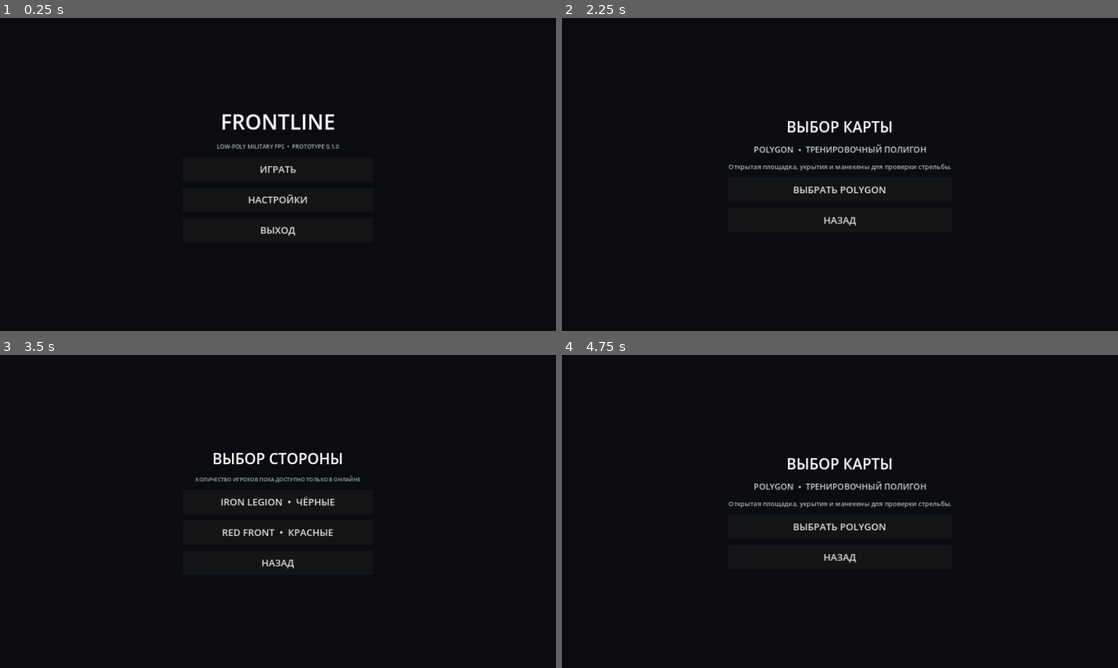
Above: before the commit, frames 1-4 (two rows, left to right).
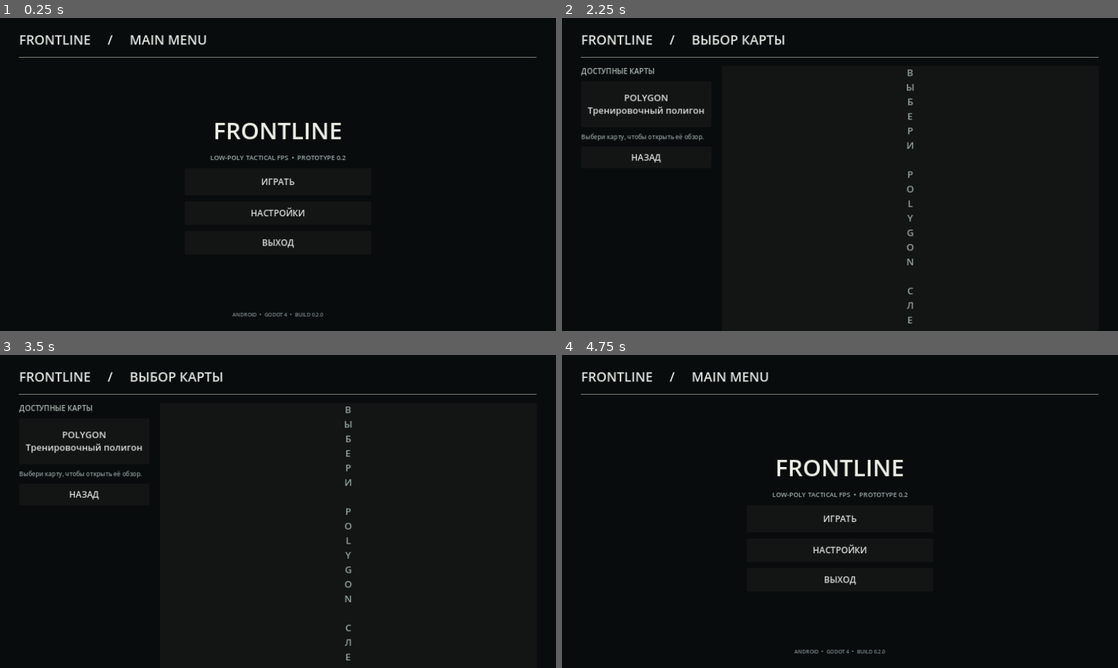
Above: after the commit, the same moments.

Repository: Bihan293/FRONTLINE_Godot
Game: Godot game, scene res://scenes/MainMenu.tscn
Same seed, same stepped clock (60 frames per second), same inputs: the game is played once before the commit and once after it.
Inputs (mouse positions are in pixels of both pictures, inside the frame that each line leads up to):
- Up to frame 1 (0.25 s): no input
- Up to frame 2 (2.25 s): click "НАСТРОЙКИ" at 0.5 s; click "НАЗАД" at 1.25 s; click "ИГРАТЬ" at 2 s
- Up to frame 3 (3.5 s): click (278, 527) at 2.75 s, where only the run before the commit has a clickable "ВЫБРАТЬ POLYGON"
- Up to frame 4 (4.75 s): click (645, 442) at 3.5 s, where only the run after the commit has a clickable "POLYGON Тренировочный полигон"; click "НАЗАД" at 4.25 s

The runs differ from the first frame. In frame 1, 3.0% of the frame differs, in the area x 3-97%, y 5-96%; in frame 2, 3.4%, in the area x 3-97%, y 5-98%; in frame 3, 3.3%; in frame 4, 3.3%.

Commit message:
feat: import FRONTLINE v0.2.0 build (map preview, deployment, respawn, mobile fixes)
- main menu: right-side POLYGON preview + description
- team selection and top-down deployment with 4 spawn points
- physical static floor collider and corrected spawn height
- dummy respawn after death, kill counting fixed
- keep Android ETC2/ASTC import setting, icon and CI/export config

Diff:
--- a/project.godot
+++ b/project.godot
@@ -14,7 +14,7 @@
 window/size/window_width_override=1280
 window/size/window_height_override=720
 window/stretch/mode="canvas_items"
-window/handheld/orientation=1
+window/handheld/orientation=0
 
 [rendering]
 renderer/rendering_method="gl_compatibility"
--- a/scripts/dummy.gd
+++ b/scripts/dummy.gd
@@ -57,7 +57,7 @@
         "arm": damage = 15
         "leg": damage = 20
     health -= damage
-    if health <= 0:
-        health = 100.0
-        # Reset as a respawning paper target for repeated weapon tests.
     return damage
+
+func respawn() -> void:
+    health = 100.0
--- a/scripts/main_menu.gd
+++ b/scripts/main_menu.gd
@@ -1,6 +1,7 @@
 extends Control
 
-var selected_map := "POLYGON"
+const MAP_PREVIEW = preload("res://maps/polygon/polygon_preview.png")
+var map_selected := false
 var selected_team := "IRON LEGION"
 
 func _ready() -> void:
@@ -10,73 +11,241 @@
     for child in get_children():
         child.queue_free()
 
-func _panel() -> VBoxContainer:
+func _background() -> void:
     var bg := ColorRect.new()
-    bg.color = Color(0.035, 0.045, 0.055, 0.96)
+    bg.color = Color(0.035, 0.047, 0.052, 1.0)
     bg.set_anchors_and_offsets_preset(Control.PRESET_FULL_RECT)
     add_child(bg)
-    var center := CenterContainer.new()
-    center.set_anchors_and_offsets_preset(Control.PRESET_FULL_RECT)
-    add_child(center)
-    var panel := VBoxContainer.new()
-    panel.custom_minimum_size = Vector2(440, 0)
-    panel.add_theme_constant_override("separation", 14)
-    center.add_child(panel)
-    return panel
-
-func _label(parent: Control, text: String, size: int = 22, color: Color = Color.WHITE) -> void:
+
+func _label(parent: Control, text: String, size: int = 22, color: Color = Color.WHITE, align: HorizontalAlignment = HORIZONTAL_ALIGNMENT_LEFT) -> Label:
     var l := Label.new()
     l.text = text
-    l.horizontal_alignment = HORIZONTAL_ALIGNMENT_CENTER
+    l.horizontal_alignment = align
     l.add_theme_font_size_override("font_size", size)
     l.add_theme_color_override("font_color", color)
+    l.autowrap_mode = TextServer.AUTOWRAP_WORD_SMART
     parent.add_child(l)
-
-func _button(parent: Control, text: String, callback: Callable) -> void:
+    return l
+
+func _button(parent: Control, text: String, callback: Callable, min_size := Vector2(0, 54)) -> Button:
     var b := Button.new()
     b.text = text
-    b.custom_minimum_size = Vector2(0, 56)
-    b.add_theme_font_size_override("font_size", 22)
+    b.custom_minimum_size = min_size
+    b.add_theme_font_size_override("font_size", 20)
     b.pressed.connect(callback)
     parent.add_child(b)
+    return b
+
+func _make_shell(title: String) -> VBoxContainer:
+    _clear()
+    _background()
+    var root := VBoxContainer.new()
+    root.set_anchors_and_offsets_preset(Control.PRESET_FULL_RECT)
+    root.offset_left = 44
+    root.offset_top = 28
+    root.offset_right = -44
+    root.offset_bottom = -28
+    root.add_theme_constant_override("separation", 18)
+    add_child(root)
+    _label(root, "FRONTLINE     /     " + title, 30, Color(0.88,0.9,0.88))
+    var line := ColorRect.new()
+    line.custom_minimum_size.y = 2
+    line.color = Color(0.48,0.52,0.48)
+    root.add_child(line)
+    return root
 
 func _show_main() -> void:
-    _clear()
-    var p := _panel()
-    _label(p, "FRONTLINE", 48)
-    _label(p, "LOW-POLY MILITARY FPS  •  PROTOTYPE 0.1.0", 13, Color(0.65,0.7,0.73))
-    _button(p, "ИГРАТЬ", _show_maps)
-    _button(p, "НАСТРОЙКИ", _show_settings)
-    _button(p, "ВЫХОД", _quit)
+    var root := _make_shell("MAIN MENU")
+    var spacer := Control.new()
+    spacer.size_flags_vertical = Control.SIZE_EXPAND_FILL
+    root.add_child(spacer)
+    var center := VBoxContainer.new()
+    center.custom_minimum_size = Vector2(430,0)
+    center.size_flags_horizontal = Control.SIZE_SHRINK_CENTER
+    center.add_theme_constant_override("separation", 14)
+    root.add_child(center)
+    _label(center, "FRONTLINE", 54, Color(0.93,0.94,0.9), HORIZONTAL_ALIGNMENT_CENTER)
+    _label(center, "LOW-POLY TACTICAL FPS  •  PROTOTYPE 0.2", 15, Color(0.62,0.68,0.67), HORIZONTAL_ALIGNMENT_CENTER)
+    _button(center, "ИГРАТЬ", _show_maps, Vector2(0,62))
+    _button(center, "НАСТРОЙКИ", _show_settings, Vector2(0,54))
+    _button(center, "ВЫХОД", _quit, Vector2(0,54))
+    var spacer2 := Control.new()
+    spacer2.size_flags_vertical = Control.SIZE_EXPAND_FILL
+    root.add_child(spacer2)
+    _label(root, "ANDROID  •  GODOT 4  •  BUILD 0.2.0", 12, Color(0.5,0.56,0.55), HORIZONTAL_ALIGNMENT_CENTER)
 
 func _show_maps() -> void:
-    _clear()
-    var p := _panel()
-    _label(p, "ВЫБОР КАРТЫ", 34)
-    _label(p, "POLYGON  •  ТРЕНИРОВОЧНЫЙ ПОЛИГОН", 19, Color(0.8,0.82,0.84))
-    _label(p, "Открытая площадка, укрытия и манекены для проверки стрельбы.", 15, Color(0.65,0.7,0.73))
-    _button(p, "ВЫБРАТЬ POLYGON", _show_teams)
-    _button(p, "НАЗАД", _show_main)
+    map_selected = false
+    var root := _make_shell("ВЫБОР КАРТЫ")
+    var body := HBoxContainer.new()
+    body.size_flags_vertical = Control.SIZE_EXPAND_FILL
+    body.add_theme_constant_override("separation", 24)
+    root.add_child(body)
+
+    var list := VBoxContainer.new()
+    list.custom_minimum_size = Vector2(300,0)
+    list.add_theme_constant_override("separation", 12)
+    body.add_child(list)
+    _label(list, "ДОСТУПНЫЕ КАРТЫ", 17, Color(0.68,0.73,0.7))
+    var card := Button.new()
+    card.text = "POLYGON\nТренировочный полигон"
+    card.custom_minimum_size = Vector2(290,105)
+    card.add_theme_font_size_override("font_size", 21)
+    card.pressed.connect(_select_polygon)
+    list.add_child(card)
+    var hint := _label(list, "Выбери карту, чтобы открыть её обзор.", 14, Color(0.55,0.61,0.6))
+    hint.autowrap_mode = TextServer.AUTOWRAP_WORD_SMART
+    _button(list, "НАЗАД", _show_main, Vector2(0,50))
+
+    var preview_panel := PanelContainer.new()
+    preview_panel.size_flags_horizontal = Control.SIZE_EXPAND_FILL
+    preview_panel.size_flags_vertical = Control.SIZE_EXPAND_FILL
+    body.add_child(preview_panel)
+    var preview := VBoxContainer.new()
+    preview.add_theme_constant_override("separation", 12)
+    preview_panel.add_child(preview)
+    var placeholder := CenterContainer.new()
+    placeholder.size_flags_vertical = Control.SIZE_EXPAND_FILL
+    preview.add_child(placeholder)
+    _label(placeholder, "ВЫБЕРИ POLYGON СЛЕВА", 22, Color(0.58,0.64,0.62), HORIZONTAL_ALIGNMENT_CENTER)
+    var details := VBoxContainer.new()
+    details.name = "MapDetails"
+    details.visible = false
+    preview.add_child(details)
+    var image := TextureRect.new()
+    image.texture = MAP_PREVIEW
+    image.custom_minimum_size = Vector2(560,310)
+    image.size_flags_horizontal = Control.SIZE_EXPAND_FILL
+    image.expand_mode = TextureRect.EXPAND_FIT_WIDTH_PROPORTIONAL
+    image.stretch_mode = TextureRect.STRETCH_KEEP_ASPECT_CENTERED
+    details.add_child(image)
+    _label(details, "POLYGON  /  TRAINING RANGE", 24)
+    _label(details, "Большой открытый тренировочный полигон: стрельбище, бетонные укрытия, мешки с песком и манекены. Карта предназначена для проверки оружия, движения и попаданий.", 16, Color(0.72,0.77,0.74))
+    _button(details, "ИГРАТЬ НА ЭТОЙ КАРТЕ", _show_teams, Vector2(0,58))
+    set_meta("map_details", details)
+    set_meta("map_placeholder", placeholder)
+
+func _select_polygon() -> void:
+    var details = get_meta("map_details")
+    var placeholder = get_meta("map_placeholder")
+    details.visible = true
+    placeholder.visible = false
 
 func _show_teams() -> void:
-    _clear()
-    var p := _panel()
-    _label(p, "ВЫБОР СТОРОНЫ", 34)
-    _label(p, "КОЛИЧЕСТВО ИГРОКОВ ПОКА ДОСТУПНО ТОЛЬКО В ОНЛАЙНЕ", 12, Color(0.65,0.7,0.73))
-    _button(p, "IRON LEGION  •  ЧЁРНЫЕ", func(): _start_game("IRON LEGION"))
-    _button(p, "RED FRONT  •  КРАСНЫЕ", func(): _start_game("RED FRONT"))
-    _button(p, "НАЗАД", _show_maps)
+    var root := _make_shell("ВЫБОР СТОРОНЫ")
+    _label(root, "Выбери фракцию. После выбора откроется тактическая схема карты.", 17, Color(0.68,0.73,0.7))
+    var spacer := Control.new()
+    spacer.size_flags_vertical = Control.SIZE_EXPAND_FILL
+    root.add_child(spacer)
+    var row := HBoxContainer.new()
+    row.size_flags_horizontal = Control.SIZE_EXPAND_FILL
+    row.size_flags_vertical = Control.SIZE_EXPAND_FILL
+    row.add_theme_constant_override("separation", 28)
+    root.add_child(row)
+    _team_card(row, "IRON LEGION", "ЧЁРНЫЕ", Color(0.28,0.32,0.35), "Серо-графитовая форма и тёмное снаряжение.")
+    _team_card(row, "RED FRONT", "КРАСНЫЕ", Color(0.48,0.25,0.17), "Коричневая и хаки форма, советский визуальный стиль.")
+    var spacer2 := Control.new()
+    spacer2.size_flags_vertical = Control.SIZE_EXPAND_FILL
+    root.add_child(spacer2)
+    _button(root, "НАЗАД К КАРТЕ", _show_maps, Vector2(0,48))
+
+func _team_card(parent: Control, faction: String, subtitle: String, tint: Color, description: String) -> void:
+    var panel := PanelContainer.new()
+    panel.size_flags_horizontal = Control.SIZE_EXPAND_FILL
+    panel.size_flags_vertical = Control.SIZE_EXPAND_FILL
+    parent.add_child(panel)
+    var box := VBoxContainer.new()
+    box.add_theme_constant_override("separation", 14)
+    panel.add_child(box)
+    var swatch := ColorRect.new()
+    swatch.color = tint
+    swatch.custom_minimum_size = Vector2(0,110)
+    box.add_child(swatch)
+    _label(box, faction, 26, Color.WHITE, HORIZONTAL_ALIGNMENT_CENTER)
+    _label(box, subtitle, 16, tint.lightened(0.4), HORIZONTAL_ALIGNMENT_CENTER)
+    _label(box, description, 15, Color(0.7,0.74,0.72), HORIZONTAL_ALIGNMENT_CENTER)
+    var choose := _button(box, "ВЫБРАТЬ", func(): _choose_team(faction), Vector2(0,58))
+    choose.size_flags_vertical = Control.SIZE_SHRINK_END
+
+func _choose_team(faction: String) -> void:
+    selected_team = faction
+    get_tree().set_meta("selected_team", faction)
+    get_tree().set_meta("selected_map", "POLYGON")
+    _show_deployment()
+
+func _show_deployment() -> void:
+    var root := _make_shell("DEPLOYMENT  /  POLYGON")
+    _label(root, "СТОРОНА: " + selected_team + "     •     Выбери точку появления на карте", 16, Color(0.75,0.79,0.76))
+    var body := HBoxContainer.new()
+    body.size_flags_vertical = Control.SIZE_EXPAND_FILL
+    body.add_theme_constant_override("separation", 18)
+    root.add_child(body)
+    var map_holder := PanelContainer.new()
+    map_holder.size_flags_horizontal = Control.SIZE_EXPAND_FILL
+    map_holder.size_flags_vertical = Control.SIZE_EXPAND_FILL
+    body.add_child(map_holder)
+    var map_overlay := Control.new()
+    map_overlay.set_anchors_and_offsets_preset(Control.PRESET_FULL_RECT)
+    map_holder.add_child(map_overlay)
+    var image := TextureRect.new()
+    image.texture = MAP_PREVIEW
+    image.set_anchors_and_offsets_preset(Control.PRESET_FULL_RECT)
+    image.stretch_mode = TextureRect.STRETCH_KEEP_ASPECT_COVERED
+    map_overlay.add_child(image)
+    var points := [Vector2(0.19,0.76), Vector2(0.38,0.76), Vector2(0.62,0.76), Vector2(0.81,0.76)]
+    for i in range(points.size()):
+        var spawn_index := i
+        var marker := Button.new()
+        marker.text = str(i+1)
+        marker.custom_minimum_size = Vector2(48,48)
+        marker.position = Vector2(0,0)
+        marker.anchor_left = points[i].x
+        marker.anchor_right = points[i].x
+        marker.anchor_top = points[i].y
+        marker.anchor_bottom = points[i].y
+        marker.offset_left = -24
+        marker.offset_right = 24
+        marker.offset_top = -24
+        marker.offset_bottom = 24
+        marker.pressed.connect(func(): _select_spawn(spawn_index))
+        map_overlay.add_child(marker)
+    var side := VBoxContainer.new()
+    side.custom_minimum_size = Vector2(250,0)
+    side.add_theme_constant_override("separation", 12)
+    body.add_child(side)
+    _label(side, "ТОЧКА ПОЯВЛЕНИЯ", 19)
+    var selected := Label.new()
+    selected.name = "SpawnLabel"
+    selected.text = "Точка не выбрана"
+    selected.add_theme_font_size_override("font_size", 18)
+    side.add_child(selected)
+    _label(side, "Нажми на один из четырёх маркеров на схеме. После DEPLOY ты появишься в выбранной точке.", 14, Color(0.67,0.72,0.69))
+    var deploy := _button(side, "DEPLOY", _deploy, Vector2(0,66))
+    deploy.disabled = true
+    set_meta("spawn_label", selected)
+    set_meta("deploy_button", deploy)
+    set_meta("selected_spawn", -1)
+    _button(side, "НАЗАД", _show_teams, Vector2(0,48))
+
+func _select_spawn(index: int) -> void:
+    set_meta("selected_spawn", index)
+    var label: Label = get_meta("spawn_label")
+    label.text = "ТОЧКА %d  •  ГОТОВА" % (index + 1)
+    var deploy: Button = get_meta("deploy_button")
+    deploy.disabled = false
+
+func _deploy() -> void:
+    var index: int = int(get_meta("selected_spawn", -1))
+    if index < 0:
+        return
+    var spawn_positions := [Vector3(-30,0.9,30), Vector3(-10,0.9,30), Vector3(10,0.9,30), Vector3(30,0.9,30)]
+    get_tree().set_meta("spawn_position", spawn_positions[index])
+    get_tree().change_scene_to_file("res://scenes/Polygon.tscn")
 
 func _show_settings() -> void:
-    _clear()
-    var p := _panel()
-    _label(p, "НАСТРОЙКИ", 34)
-    _label(p, "Прототип: управление и графика используют настройки устройства.", 16, Color(0.7,0.74,0.77))
-    _button(p, "НАЗАД", _show_main)
-
-func _start_game(team: String) -> void:
-    get_tree().set_meta("selected_team", team)
-    get_tree().change_scene_to_file("res://scenes/Polygon.tscn")
+    var root := _make_shell("НАСТРОЙКИ")
+    _label(root, "Прототип 0.2: настройки графики и чувствительности будут расширены в следующих сборках.", 18, Color(0.7,0.74,0.72))
+    _button(root, "НАЗАД", _show_main, Vector2(0,52))
 
 func _quit() -> void:
     get_tree().quit()
--- a/scripts/player.gd
+++ b/scripts/player.gd
@@ -7,7 +7,7 @@
 var camera: Camera3D
 var pitch := 0.0
 var yaw := 0.0
-var stance := 0 # 0 standing, 1 crouched, 2 prone
+var stance := 0
 var fire_cooldown := 0.0
 var ammo := 71
 var reserve_ammo := 213
@@ -16,14 +16,12 @@
 var hud: CanvasLayer
 var ammo_label: Label
 var notice_label: Label
-var touch_move := Vector2.ZERO
-var fire_touch := false
-var look_touch := Vector2.ZERO
 var mobile_move := Vector2.ZERO
 var mobile_look := Vector2.ZERO
-var mobile_buttons := {}
 
 func _ready() -> void:
+    floor_snap_length = 0.25
+    floor_max_angle = deg_to_rad(48.0)
     _build_player()
     _build_mobile_controls()
     Input.mouse_mode = Input.MOUSE_MODE_CAPTURED
@@ -34,12 +32,12 @@
     capsule.radius = 0.38
     capsule.height = 1.8
     collision.shape = capsule
+    collision.position.y = 0.9
     add_child(collision)
     camera = Camera3D.new()
-    camera.position = Vector3(0,1.48,0)
+    camera.position = Vector3(0,1.55,0)
     camera.current = true
     add_child(camera)
-    # Simple first-person PPSh model
     var gun := MeshInstance3D.new()
     var gun_mesh := BoxMesh.new()
     gun_mesh.size = Vector3(0.16,0.18,0.72)
@@ -121,11 +119,8 @@
         pitch = clamp(pitch - event.relative.y * MOUSE_SENS, -1.35, 1.35)
         rotation.y = yaw
         camera.rotation.x = pitch
-    elif event is InputEventMouseButton and event.pressed:
-        if event.button_index == MOUSE_BUTTON_LEFT:
-            _shoot()
-        elif event.button_index == MOUSE_BUTTON_RIGHT:
-            pass
+    elif event is InputEventMouseButton and event.pressed and event.button_index == MOUSE_BUTTON_LEFT:
+        _shoot()
     elif event is InputEventKey and event.pressed:
         if event.keycode == KEY_R:
             _reload()
@@ -140,7 +135,7 @@
     fire_cooldown = maxf(0.0, fire_cooldown - delta)
     if is_reloading:
         reload_timer -= delta
-        if reload_timer <= 0:
+        if reload_timer <= 0.0:
             var need := 71 - ammo
             var take := mini(need, reserve_ammo)
             ammo += take
@@ -148,9 +143,6 @@
             is_reloading = false
             notice_label.text = "Перезаряжено"
     ammo_label.text = "ППШ-41   %d / %d" % [ammo, reserve_ammo]
-    if Input.is_key_pressed(KEY_TAB):
-        pass
-
     var input_vec := mobile_move
     input_vec.x += float(Input.is_key_pressed(KEY_D) or Input.is_key_pressed(KEY_RIGHT)) - float(Input.is_key_pressed(KEY_A) or Input.is_key_pressed(KEY_LEFT))
     input_vec.y += float(Input.is_key_pressed(KEY_S) or Input.is_key_pressed(KEY_DOWN)) - float(Input.is_key_pressed(KEY_W) or Input.is_key_pressed(KEY_UP))
@@ -174,7 +166,7 @@
     elif Input.is_key_pressed(KEY_SPACE) and stance == 0:
         velocity.y = JUMP_VELOCITY
     move_and_slide()
-    var target_y := 1.48 if stance == 0 else (0.95 if stance == 1 else 0.48)
+    var target_y := 1.55 if stance == 0 else (1.05 if stance == 1 else 0.58)
     camera.position.y = lerpf(camera.position.y, target_y, delta * 10.0)
 
 func _down_action() -> void:
@@ -192,7 +184,7 @@
     notice_label.text = ["СТОЯ", "ПРИСЕЛ", "ЛЁЖА"][stance]
 
 func _shoot() -> void:
-    if is_reloading or fire_cooldown > 0:
+    if is_reloading or fire_cooldown > 0.0:
         return
     if ammo <= 0:
         notice_label.text = "Нет патронов — нажми ПЕРЕЗАРЯДКА"
@@ -211,12 +203,14 @@
         if body.is_in_group("damageable"):
             var region := str(body.get_meta("region", "chest"))
             var dummy = body.get_meta("owner_dummy")
+            var was_alive: bool = dummy.health > 0.0
             var damage: int = dummy.receive_hit(region)
             notice_label.text = "ПОПАДАНИЕ: %s  -%d HP" % [region.to_upper(), damage]
-            if dummy.health >= 100.0:
+            if was_alive and dummy.health <= 0.0:
                 var world = get_parent()
                 if world.has_method("add_kill"):
                     world.add_kill()
+                dummy.respawn()
         else:
             notice_label.text = "ПОПАДАНИЕ"
     else:
--- a/scripts/polygon.gd
+++ b/scripts/polygon.gd
@@ -2,7 +2,7 @@
 
 const PLAYER_SCRIPT = preload("res://scripts/player.gd")
 const DUMMY_SCRIPT = preload("res://scripts/dummy.gd")
-var player
+var player: CharacterBody3D
 var score_kills := 0
 var score_deaths := 0
 var team_name := "IRON LEGION"
@@ -48,34 +48,50 @@
     sun.light_energy = 1.15
     add_child(sun)
 
-    _box(self, Vector3(0,-0.35,0), Vector3(90,0.6,90), Color(0.27,0.31,0.25))
-    # Marked shooting lanes
+    # Real static floor collider. The previous version had only a visible mesh,
+    # so CharacterBody3D had no physical surface and fell through the map.
+    var floor_body := StaticBody3D.new()
+    floor_body.position = Vector3(0,-0.35,0)
+    add_child(floor_body)
+    var floor_mesh := MeshInstance3D.new()
+    var floor_box := BoxMesh.new()
+    floor_box.size = Vector3(90,0.6,90)
+    floor_mesh.mesh = floor_box
+    floor_mesh.material_override = _mat(Color(0.27,0.31,0.25))
+    floor_body.add_child(floor_mesh)
+    var floor_collision := CollisionShape3D.new()
+    var floor_shape := BoxShape3D.new()
+    floor_shape.size = Vector3(90,0.6,90)
+    floor_collision.shape = floor_shape
+    floor_body.add_child(floor_collision)
+
     for x in [-18.0, -9.0, 0.0, 9.0, 18.0]:
         _box(self, Vector3(x,0.015,-12), Vector3(0.16,0.03,42), Color(0.65,0.62,0.48))
-    # Sandbag-like cover and concrete barriers
     for x in [-20.0,-10.0,10.0,20.0]:
         _box(self, Vector3(x,0.8,4), Vector3(5,1.6,1.1), Color(0.48,0.43,0.32))
     for z in [-18.0,-8.0,4.0]:
         _box(self, Vector3(-29,0.7,z), Vector3(1.2,1.4,7), Color(0.43,0.45,0.43))
         _box(self, Vector3(29,0.7,z), Vector3(1.2,1.4,7), Color(0.43,0.45,0.43))
-    # Target backstop
     _box(self, Vector3(0,2,-32), Vector3(52,4,1.5), Color(0.34,0.35,0.32))
-    # Dummy soldiers in T-pose
     for i in range(7):
         var d = Node3D.new()
         d.set_script(DUMMY_SCRIPT)
-        d.position = Vector3(-18 + i * 6, 0, -19 - (i % 2) * 5)
+        d.position = Vector3(-18 + i * 6, 0.76, -19 - (i % 2) * 5)
         d.team_color = Color(0.25,0.28,0.3) if i % 2 == 0 else Color(0.42,0.29,0.18)
         d.dummy_name = "TARGET-%02d" % (i+1)
         add_child(d)
-    # Spawn markers
     _box(self, Vector3(-34,0.1,24), Vector3(5,0.2,5), Color(0.18,0.2,0.22))
     _box(self, Vector3(34,0.1,24), Vector3(5,0.2,5), Color(0.55,0.12,0.12))
 
 func _spawn_player() -> void:
     player = CharacterBody3D.new()
     player.set_script(PLAYER_SCRIPT)
-    player.position = Vector3(0, 1.2, 24)
+    var spawn: Vector3 = get_tree().get_meta("spawn_position", Vector3(0,0.9,30))
+    # Clamp the requested spawn to the playable floor and ray-check the ground.
+    spawn.x = clampf(spawn.x, -40.0, 40.0)
+    spawn.z = clampf(spawn.z, -40.0, 40.0)
+    spawn.y = 0.9
+    player.position = spawn
     add_child(player)
 
 func _build_hud() -> void:
@@ -86,20 +102,17 @@
     top.position = Vector2(18, 12)
     top.add_theme_font_size_override("font_size", 18)
     hud.add_child(top)
-
     stats_label = Label.new()
     stats_label.text = "УБИЙСТВА: 0   СМЕРТИ: 0"
     stats_label.position = Vector2(18, 42)
     stats_label.add_theme_font_size_override("font_size", 16)
     hud.add_child(stats_label)
-
     var back := Button.new()
     back.text = "МЕНЮ"
     back.position = Vector2(18, 78)
     back.custom_minimum_size = Vector2(110, 42)
     back.pressed.connect(func(): get_tree().change_scene_to_file("res://scenes/MainMenu.tscn"))
     hud.add_child(back)
-
     scoreboard = PanelContainer.new()
     scoreboard.position = Vector2(350, 150)
     scoreboard.size = Vector2(580, 360)
@@ -113,7 +126,7 @@
     title.add_theme_font_size_override("font_size", 26)
     sb.add_child(title)
     var info := Label.new()
-    info.text = "ЛОКАЛЬНЫЙ ТЕСТ  •  СЕТЕВАЯ СТАТИСТИКА ПОЯВИТСЯ В ОНЛАЙНЕ"
+    info.text = "ЛОКАЛЬНЫЙ ТЕСТ  •  ОНЛАЙН БУДЕТ ДОБАВЛЕН ПОЗЖЕ"
     info.horizontal_alignment = HORIZONTAL_ALIGNMENT_CENTER
     sb.add_child(info)
     var row := Label.new()
@@ -126,9 +139,4 @@
     stats_label.text = "УБИЙСТВА: %d   СМЕРТИ: %d" % [score_kills, score_deaths]
 
 func _process(_delta: float) -> void:
-    if Input.is_key_pressed(KEY_TAB):
-        scoreboard.visible = true
-    else:
-        scoreboard.visible = false
-    if Input.is_key_pressed(KEY_ESCAPE):
-        get_tree().change_scene_to_file("res://scenes/MainMenu.tscn")
+    scoreboard.visible = Input.is_key_pressed(KEY_TAB)
Binary file added: maps/polygon/polygon_preview.png
